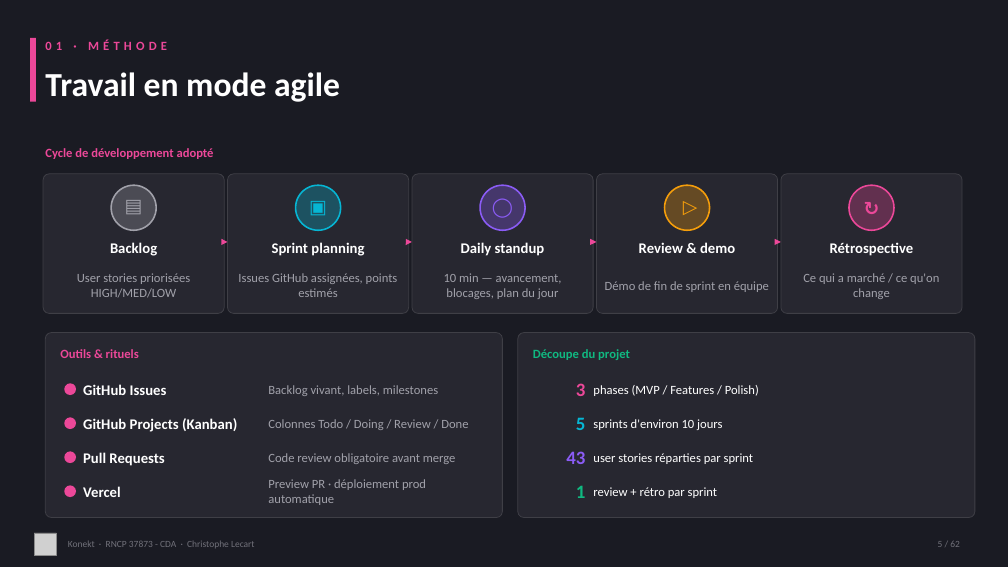
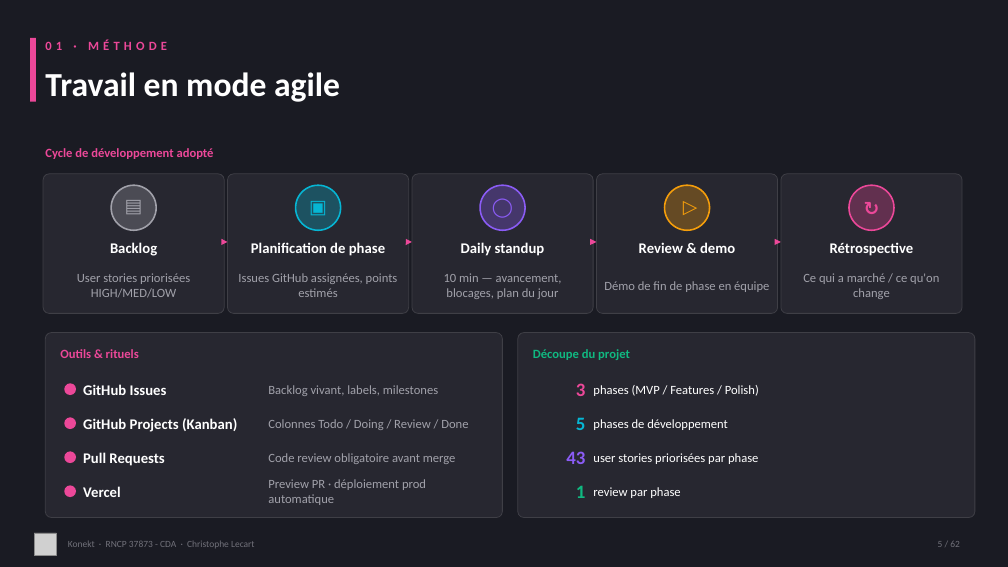
Before and after one commit to CLecart/social-network, a slide deck: slide 5 of dossier-certification/00-presentation/Konekt_RNCP_37873_Support_Visuel.pptx. Drawn at 1008x567 pixels with LibreOffice and Linux fonts; fonts in the diff are those of the drawing; grey boxes stand for pictures. Boxes give left, top, right and bottom in pixels: in the first picture for what was removed or moved away, otherwise in the second. Text is boxed around its words. In the diff, an @@ line names an element or a change of style, - is before the commit and + after.

```diff
--- a/dossier-certification/00-presentation/Konekt_RNCP_37873_Support_Visuel.pptx
+++ b/dossier-certification/00-presentation/Konekt_RNCP_37873_Support_Visuel.pptx
@@ text at [251,242,385,256]: text changed @@
-Sprint planning
+Planification de phase
@@ text at [604,281,769,292]: text changed @@
-Démo de fin de sprint en équipe
+Démo de fin de phase en équipe
@@ text at [593,419,728,430]: text changed @@
-sprints d'environ 10 jours
+phases de développement
@@ text at [593,453,758,464]: text changed @@
-user stories réparties par sprint
+user stories priorisées par phase
@@ text at [593,487,680,498]: text changed @@
-review + rétro par sprint
+review par phase
```
Also in this commit, not shown: 3 other slides changed, 1 other file.
